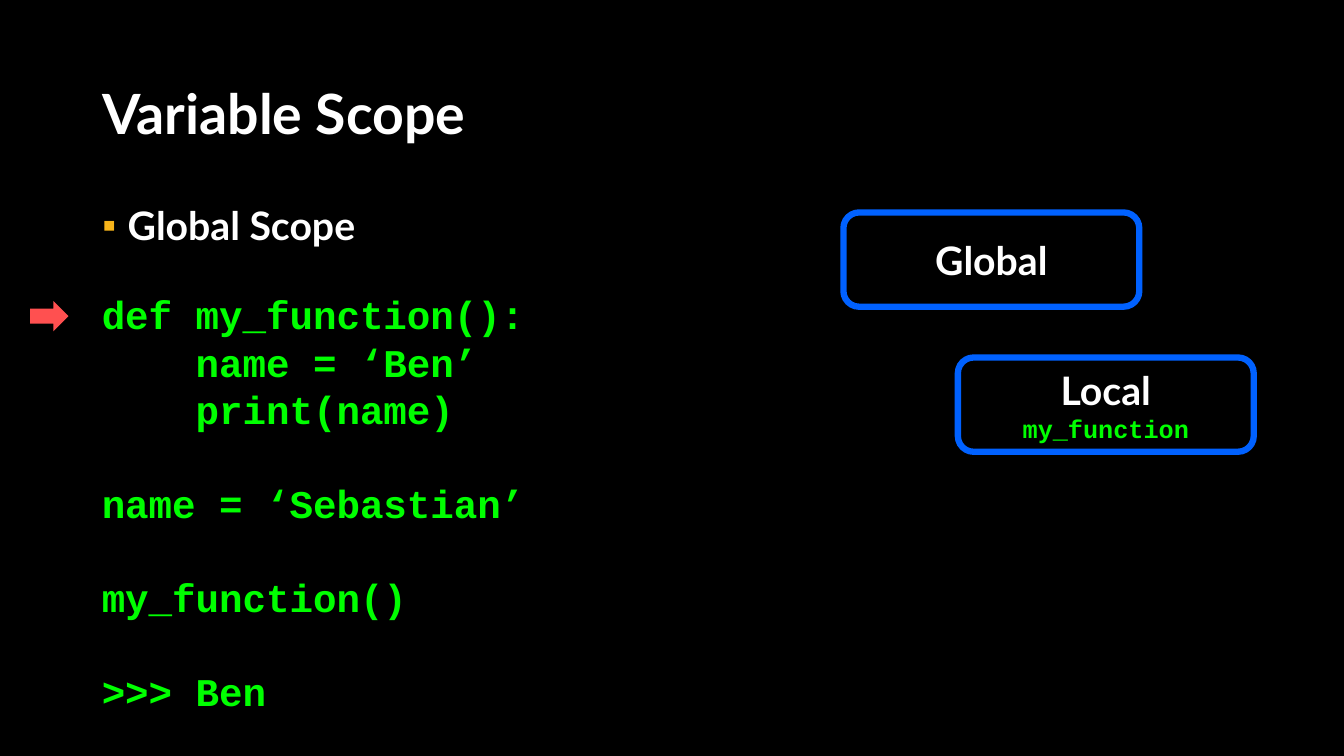
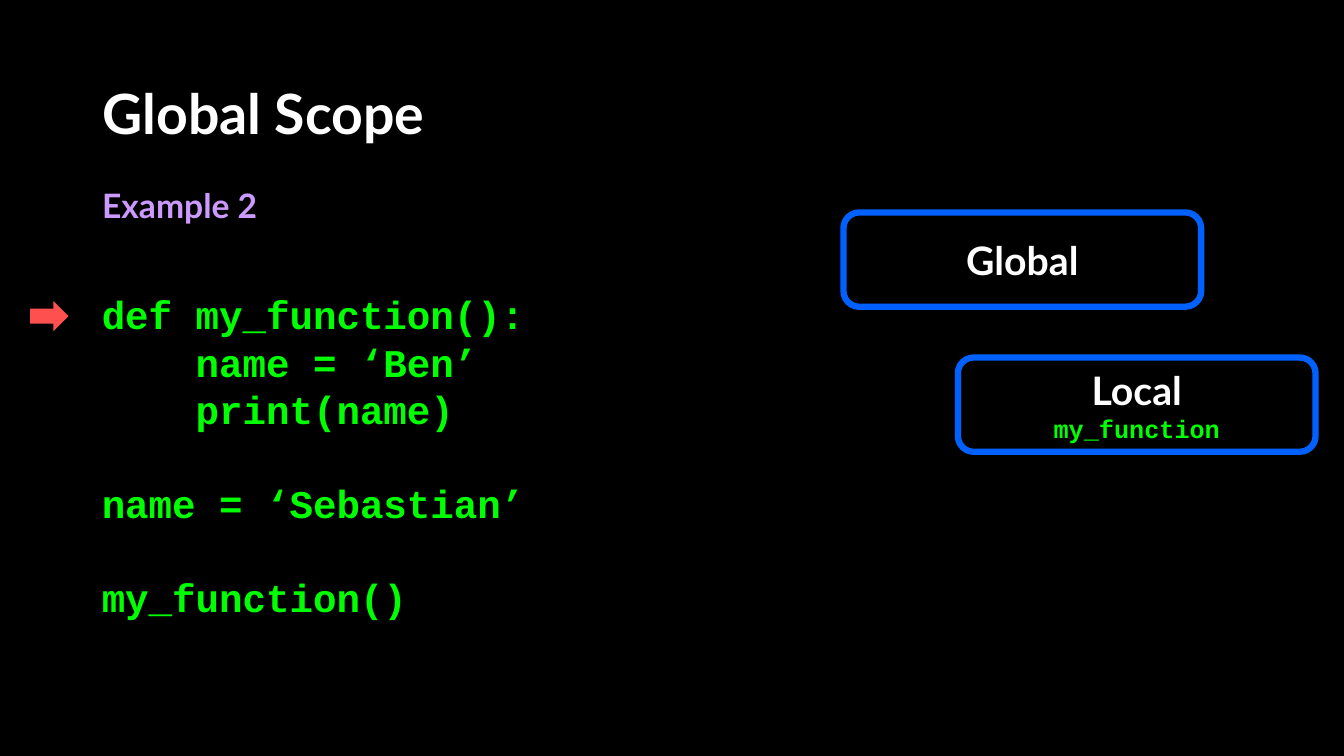
Before and after one commit to APS106/APS106-winter-2024-kinsella-goodfellow, a slide deck: slide 51 of lectures/week2/lecture2/slides/week2_lecture2.pptx (slide 26 before the commit). Drawn at 1344x756 pixels with LibreOffice and Linux fonts; fonts in the diff are those of the drawing; background and template pictures are left out. Boxes give left, top, right and bottom in pixels: in the first picture for what was removed or moved away, otherwise in the second. Text is boxed around its words. In the diff, an @@ line names an element or a change of style, - is before the commit and + after.

```diff
--- a/lectures/week2/lecture2/slides/week2_lecture2.pptx
+++ b/lectures/week2/lecture2/slides/week2_lecture2.pptx
@@ title at [102, 92, 424, 144]: text changed @@
-Variable Scope
+Global Scope
@@ text added at [102, 193, 257, 224], 24 pt, text #CC99FF, bold @@
+Example 2
@@ text removed at [128, 211, 356, 247] @@
-▪ Global Scope
@@ rounded rectangle "Global": place and size @@
-rounded rectangle "Global" at [844, 213, 1140, 308]
+rounded rectangle "Global" at [844, 213, 1202, 308]
@@ rounded rectangle "Local": place and size @@
-rounded rectangle "Local" at [958, 358, 1254, 453]
+rounded rectangle "Local" at [958, 358, 1316, 453]
@@ text at [196, 680, 266, 707]: paragraph removed @@
->>> Ben
```
Also in this commit, not shown: 30 other slides changed, 13 slides added, 1 slide removed, 6 other files.
